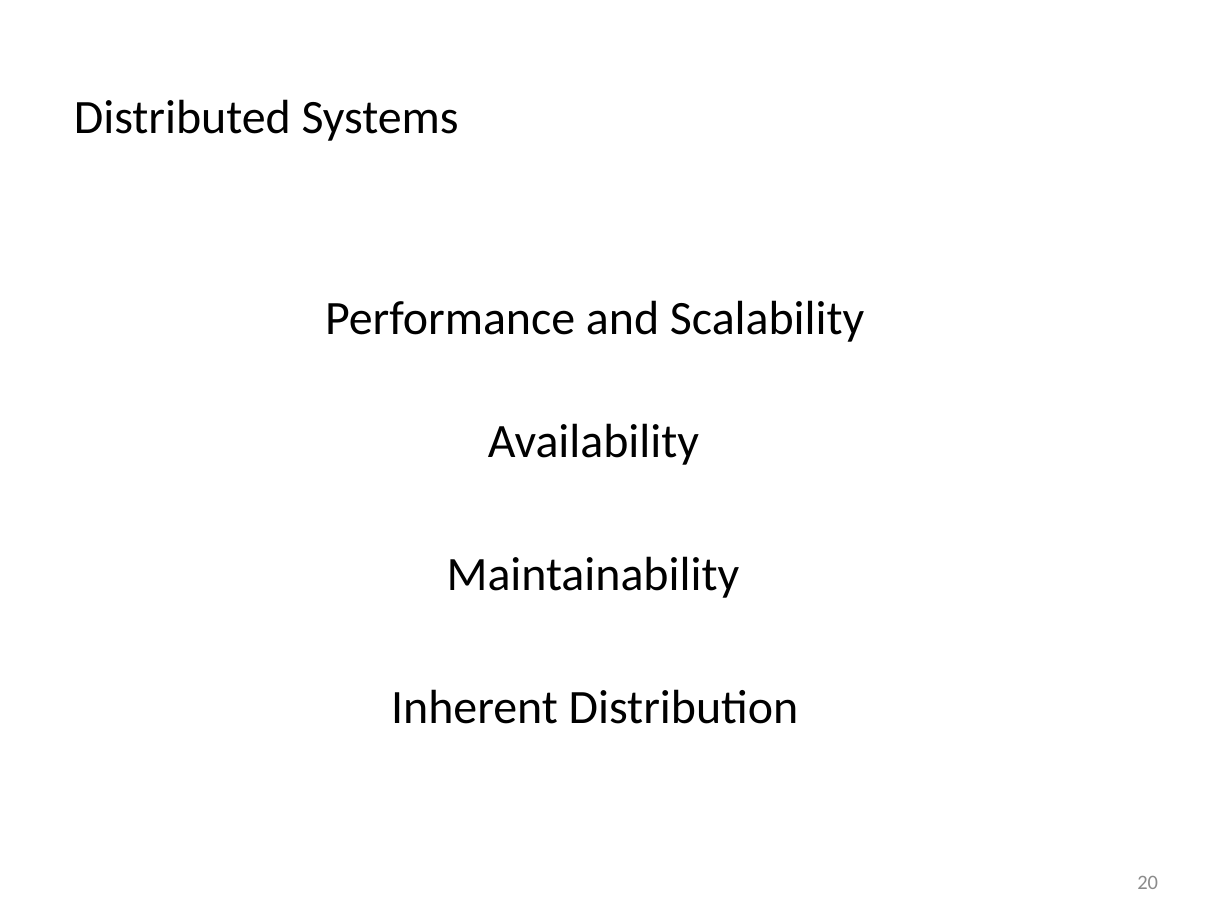
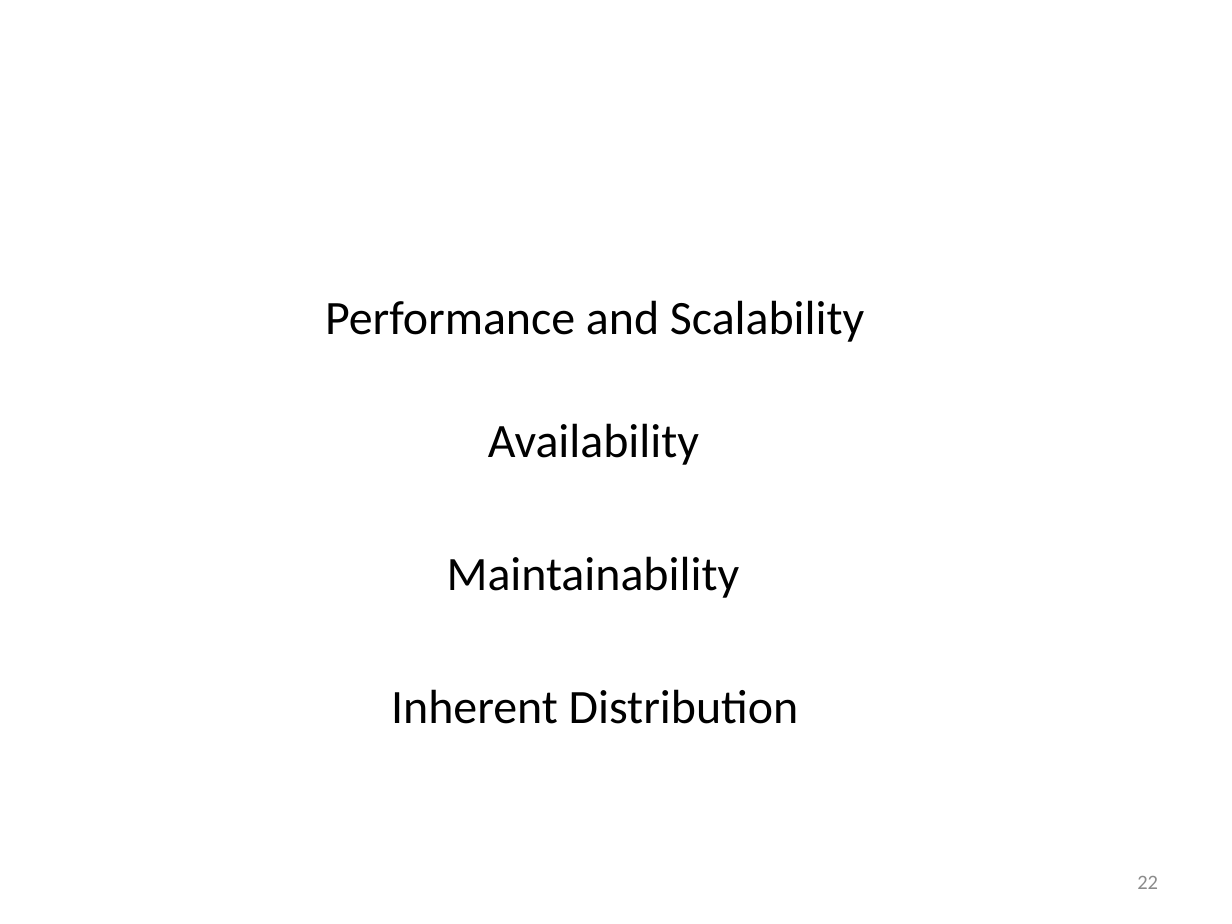
Before and after one commit to iancooper/Presentations, a slide deck: slide 22 of Practical Messaging - Day 1 - New.pptx (slide 20 before the commit). Drawn at 1232x924 pixels with LibreOffice and Linux fonts; fonts in the diff are those of the drawing. Boxes give left, top, right and bottom in pixels: in the first picture for what was removed or moved away, otherwise in the second. Text is boxed around its words. In the diff, an @@ line names an element or a change of style, - is before the commit and + after.

```diff
--- a/Practical Messaging - Day 1 - New.pptx
+++ b/Practical Messaging - Day 1 - New.pptx
@@ title removed at <box>74,99,459,141</box> @@
-Distributed Systems
@@ page number at <box>1137,876,1158,889</box>: text changed @@
-20
+22
```
Also in this commit, not shown: 9 other slides changed, 6 slides added, 7 slides removed.
